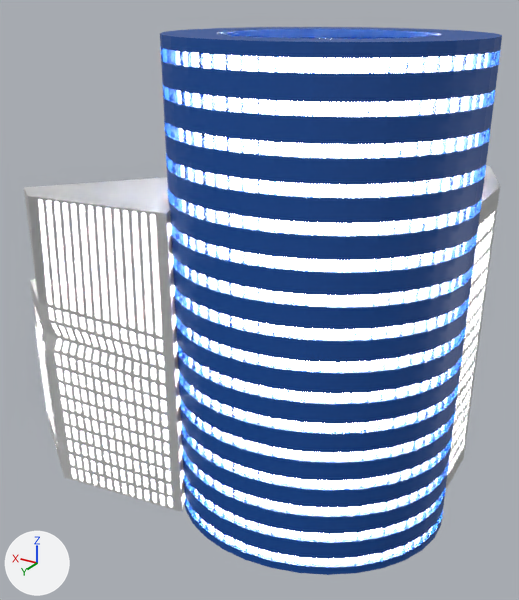
A saved change to the FBX model Assets/Models/WesteriaIsland/PrescottParishCouncilHQ.fbx.
Rendered twice from a camera (50 mm lens) standing at (-37.4, 61.0, 45.1) and looking at (0.6, -2.3, 13.4). Lighting does not change. The marker at lower left points along +X, +Y and +Z. Where no turn or scale is listed for an object, it has been applied to the vertices. Vertices at the same position are counted once.

Before the edit, the objects in view are built like this:
```python
me_cylinder_006 = bpy.data.meshes.new('Cylinder.006')
me_cylinder_006.from_pydata(...)  # 11417 vertices, 11800 faces; spans x -22.9..4.6, y -8.9..14.6, z -0.4..47.6
# faces by material slot: [10776, 1024]
me_cylinder_006.materials.append(mat_material_013)  # its picture is missing
me_cylinder_006.materials.append(mat_windows)  # its picture is missing
me_vert = bpy.data.meshes.new('Vert')
me_vert.from_pydata(...)  # 7144 vertices, 7546 faces; spans x -21.6..24.9, y -23.1..14.6, z -5.7..27.0
# faces by material slot: [6483, 1, 1062]
me_vert.materials.append(mat_material_019)  # its picture is missing
me_vert.materials.append(mat_material_007)  # its picture is missing
me_vert.materials.append(mat_material_024)  # its picture is missing
ob_prescottparishcouncilhq = bpy.data.objects.new('PrescottParishCouncilHQ', me_vert)
ob_prescottparishcouncilhq.location = (0.0, 0.0, 0.0)
ob_theoval = bpy.data.objects.new('TheOval', me_cylinder_006)
ob_theoval.location = (0.0, 0.0, -5.8)
```
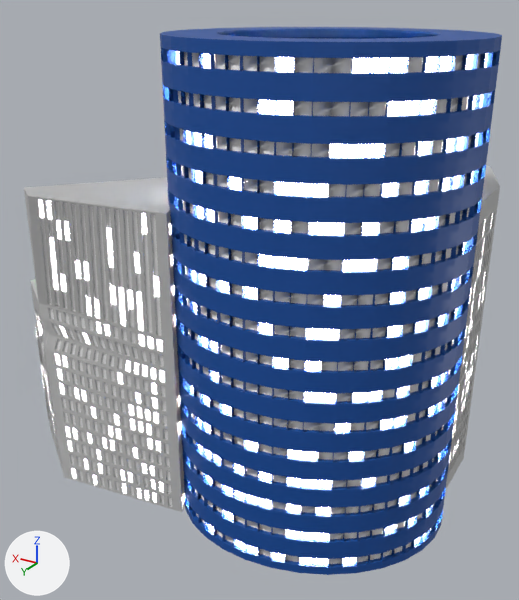
Boxes [x1, y1, x2, y2] around the edits, measured in the pictures (519 x 600 px):
part 1 of me_cylinder_006, recoloured: [178, 52, 481, 564] in both
part 2 of me_vert, recoloured: [37, 202, 172, 506] in both

Diff of the bpy script that builds the scene:
```diff
--- a/Assets/Models/WesteriaIsland/PrescottParishCouncilHQ.fbx.py
+++ b/Assets/Models/WesteriaIsland/PrescottParishCouncilHQ.fbx.py
@@ mat_windowoff_001 @@
+mat_windowoff_001 = principled_material('windowOff.001')
+mat_windowoff_001.base_color = (0.8, 0.8, 0.8)  # white #e7e7e7
@@ mat_windowoff @@
+mat_windowoff = principled_material('windowOff')
+mat_windowoff.base_color = (0.8, 0.8, 0.8)  # white #e7e7e7
@@ me_cylinder_006 @@
 me_cylinder_006.from_pydata(...)  # 11417 vertices, 11800 faces; spans x -22.9..4.6, y -8.9..14.6, z -0.4..47.6
 # used by ob_theoval; location = (0.0, 0.0, -5.8)
+# me_cylinder_006 part 1: 650 of the faces centred in x -22.5..4.2, y -8.4..14.2, z 1.0..46.0 switch from mat_windows (its picture is missing) to mat_windowoff (white #e7e7e7)
 me_cylinder_006.materials.append(mat_material_013)
@@ me_vert @@
 me_vert.from_pydata(...)  # 7144 vertices, 7546 faces; spans x -21.6..24.9, y -23.1..14.6, z -5.7..27.0
 # used by ob_prescottparishcouncilhq; location = (0.0, 0.0, 0.0)
+# me_vert part 2: 713 of the faces centred in x -21.4..24.5, y -22.5..14.1, z -4.9..25.8 switch from mat_material_024 (its picture is missing) to mat_windowoff_001 (white #e7e7e7)
 me_vert.materials.append(mat_material_019)
```
